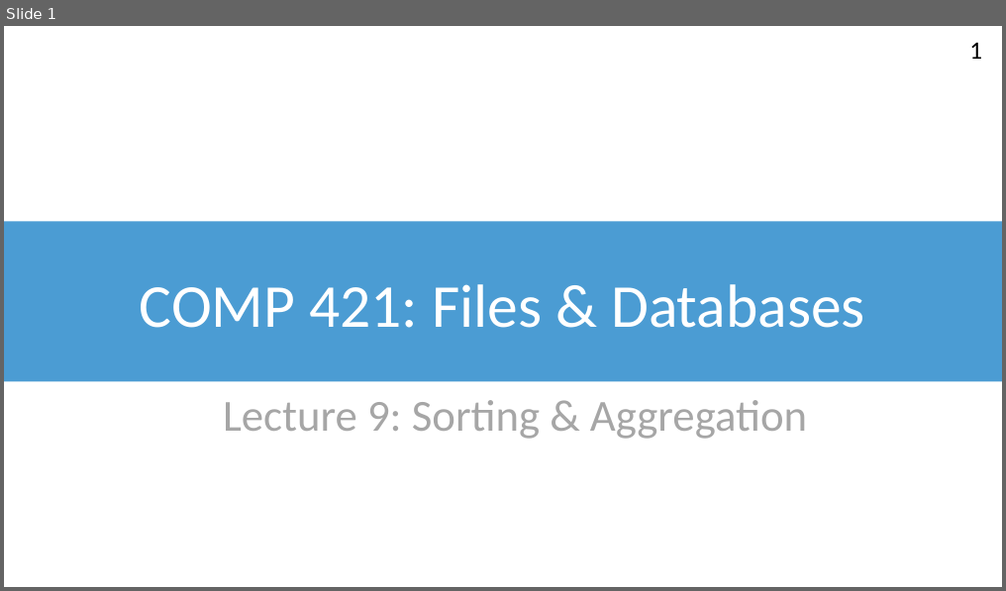
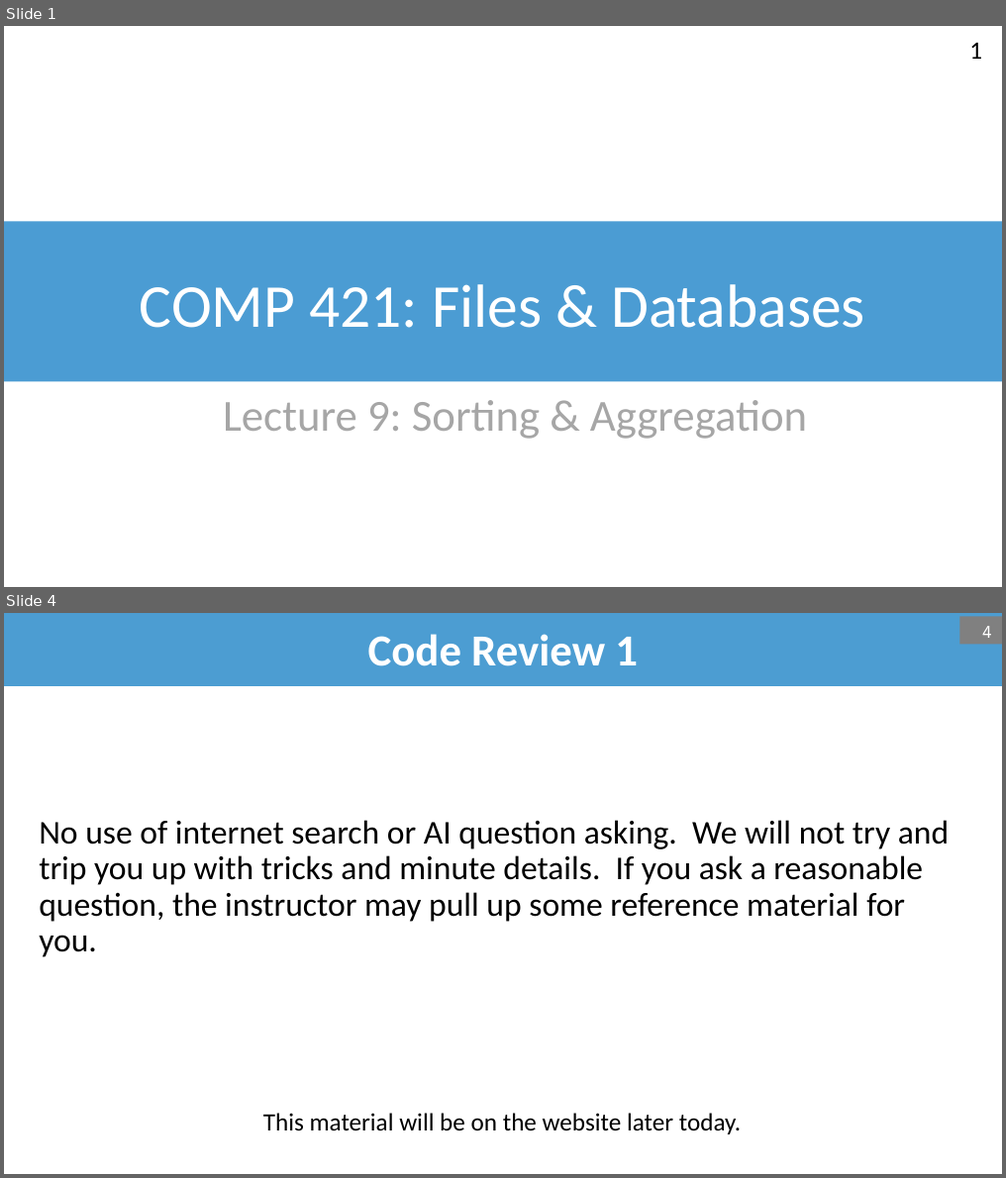
Before and after one commit to bsb20/bsb20.github.io, a slide deck: docs/421_f26/lectures/L10_sorting.pptx. Shown one above the other, each under a label of ours: slide 1 before the commit, slides 1 and 4 after it; the slides between them are not shown. The pictures are 1006x591 and 1006x1178 pixels, drawn with LibreOffice and Linux fonts; fonts in the diff are those of the drawing; background and template pictures are left out. Boxes give left, top, right and bottom in pixels: in the first picture for what was removed or moved away, otherwise in the second. Text is boxed around its words. In the diff, an @@ line names an element or a change of style, - is before the commit and + after.

```diff
--- a/docs/421_f26/lectures/L10_sorting.pptx
+++ b/docs/421_f26/lectures/L10_sorting.pptx
@@ slide 4 added at [4,613,1002,1174], background #FFFFFF @@
@@ title added at [4,613,1002,686], fill #4C9DD2, 32 pt, text #FFFFFF, bold @@
+Code Review 1
@@ page number added at [960,616,1002,644], fill #808080, 12 pt, text #FFFFFF @@
+4
@@ text added at [39,820,948,958], 24 pt, text #000000 @@
+No use of internet search or AI question asking. We will not try and trip you up with tricks and minute details. If you ask a reasonable question, the instructor may pull up some reference material for you.
@@ text added at [263,1113,741,1135], 18 pt, text #000000 @@
+This material will be on the website later today.
```
Also in this commit, not shown: 33 slides changed, 5 other slides added, 1 other file.
